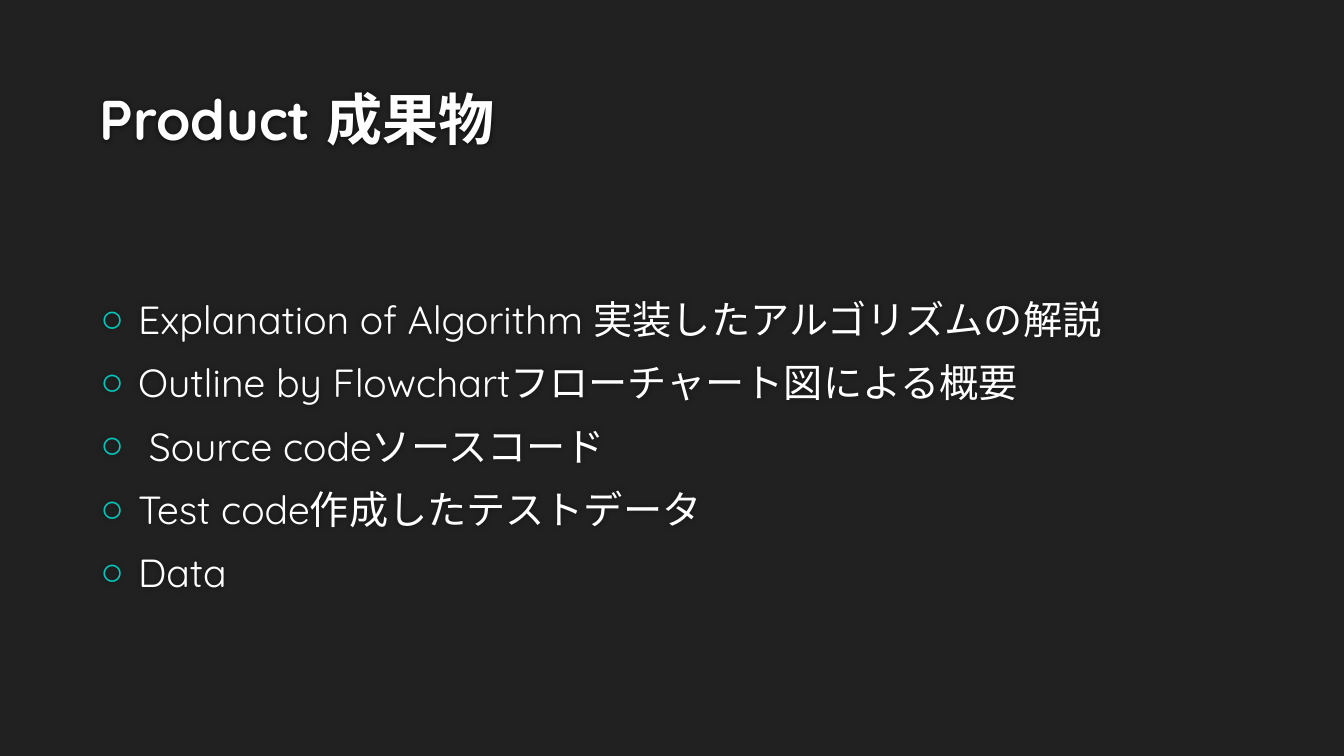
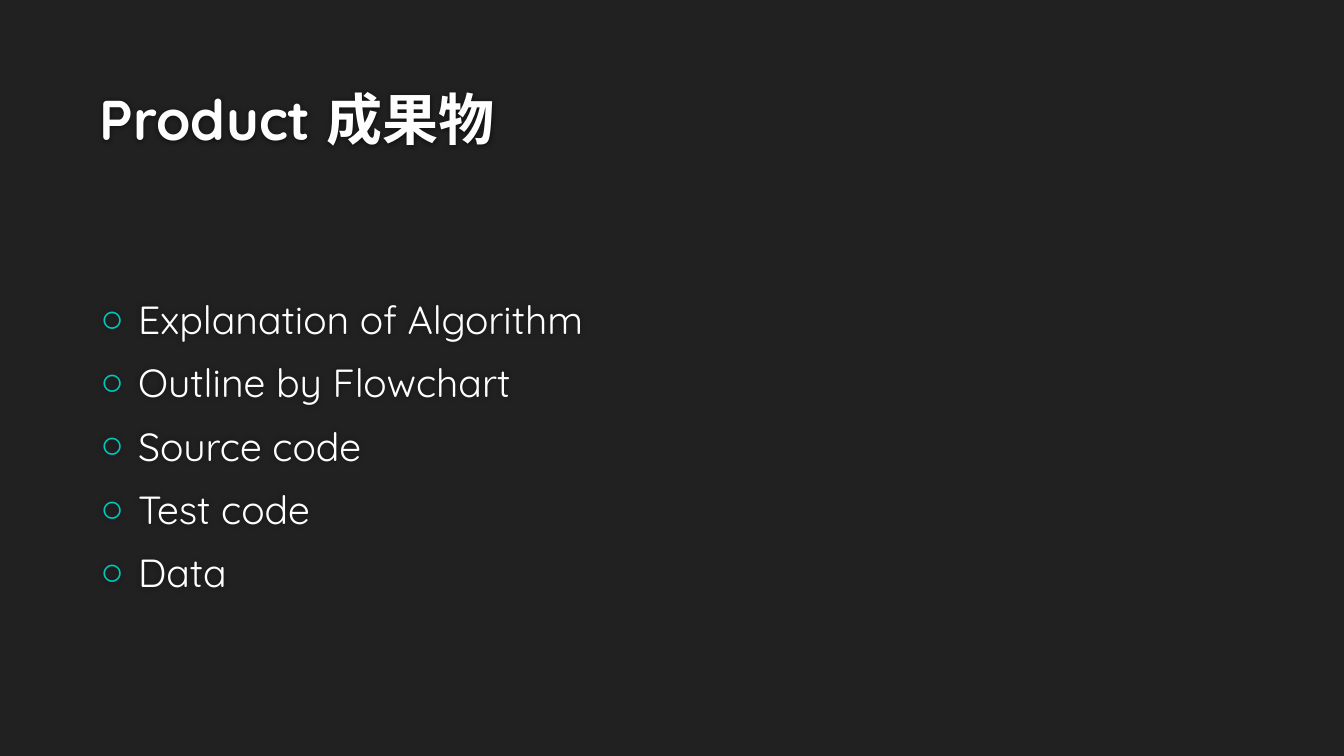
Before and after one commit to ie03-aizu-2019/ie03project-team_linearsystem, a slide deck: slide 6 of ソフトウェア総合演習final.pptx. Drawn at 1344x756 pixels with LibreOffice and Linux fonts; fonts in the diff are those of the drawing; background and template pictures are left out. Boxes give left, top, right and bottom in pixels: in the first picture for what was removed or moved away, otherwise in the second. Text is boxed around its words. In the diff, an @@ line names an element or a change of style, - is before the commit and + after.

```diff
--- a/ソフトウェア総合演習final.pptx
+++ b/ソフトウェア総合演習final.pptx
@@ text at [138, 305, 583, 525]: text changed @@
-○ Explanation of Algorithm 実装したアルゴリズムの解説
-○ Outline by Flowchartフローチャート図による概要
-○ Source codeソースコード
-○ Test code作成したテストデータ
+○ Explanation of Algorithm
+○ Outline by Flowchart
+○ Source code
+○ Test code
```
Also in this commit, not shown: 1 other slide changed, 2 slides added, 3 slides removed.
